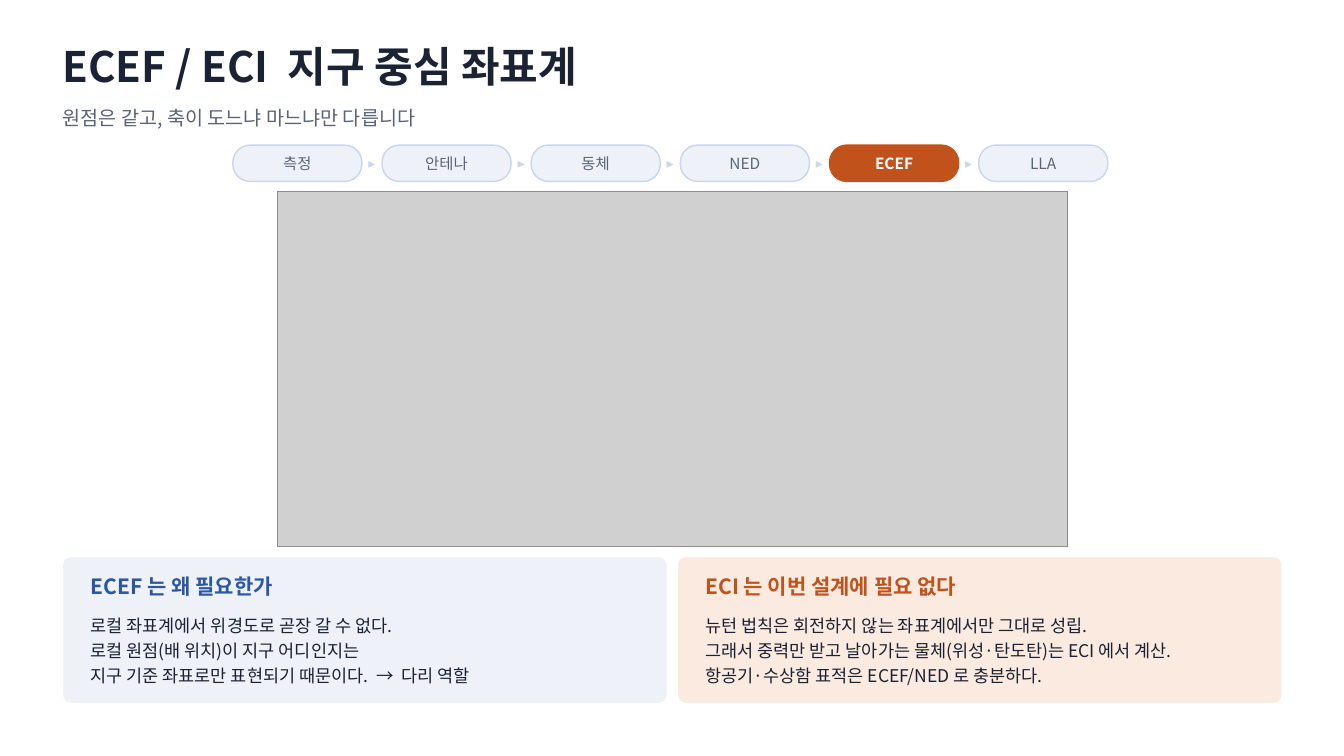
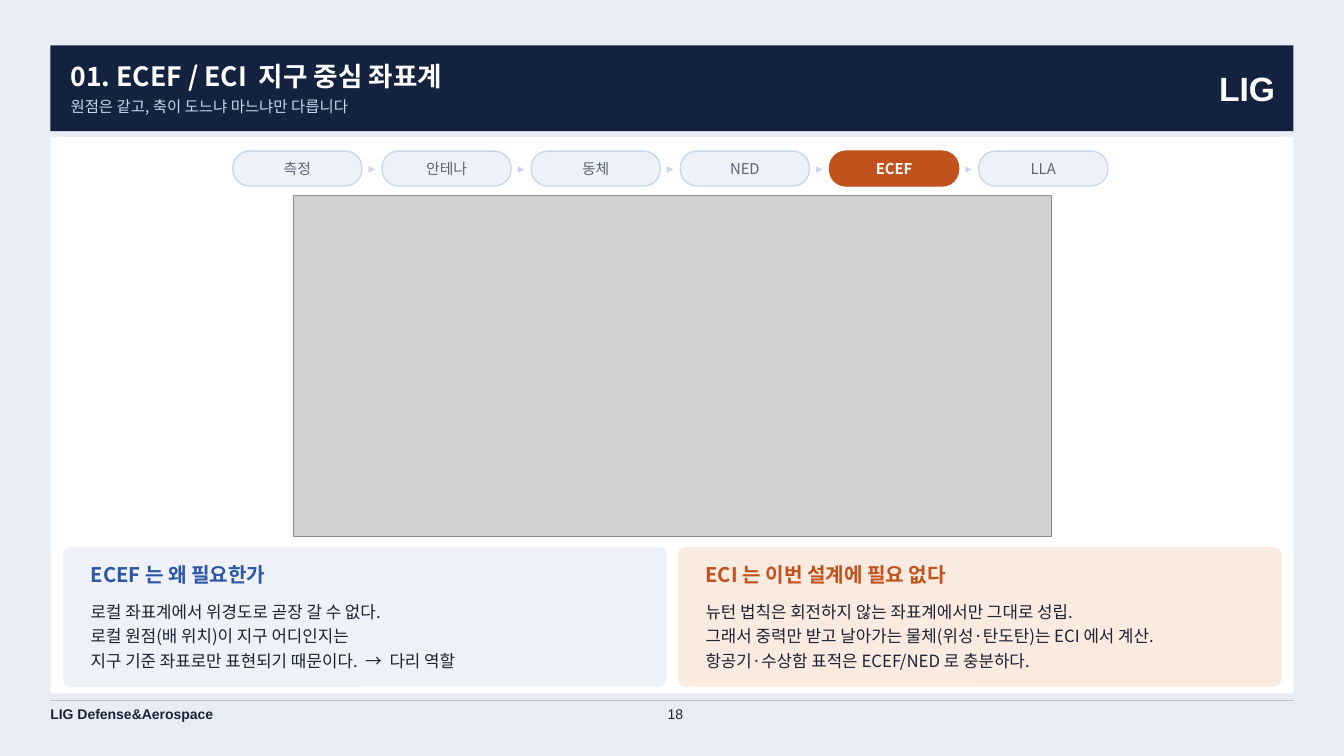
Before and after one commit to harley-hwan/IpcProc, a slide deck: slide 18 of Part2_CoordFrames/ref/산출물/Chapter2_coordinate_systems.pptx. Drawn at 1344x756 pixels with LibreOffice and Linux fonts; fonts in the diff are those of the drawing; grey boxes stand for pictures. Boxes give left, top, right and bottom in pixels: in the first picture for what was removed or moved away, otherwise in the second. Text is boxed around its words. In the diff, an @@ line names an element or a change of style, - is before the commit and + after.

```diff
--- a/Part2_CoordFrames/ref/산출물/Chapter2_coordinate_systems.pptx
+++ b/Part2_CoordFrames/ref/산출물/Chapter2_coordinate_systems.pptx
@@ background #FFFFFF to #E8EDF5 @@
@@ rectangle added at (50,45,1294,131), fill #13233F @@
@@ text removed at (62,46,577,86) @@
-ECEF / ECI 지구 중심 좌표계
@@ text "01. ECEF / ECI 지구 ...": place and size @@
-text "01. ECEF / ECI 지구 ..." at (62,108,415,129)
+text "01. ECEF / ECI 지구 ..." at (71,63,442,115)
@@ text at (71,63,442,89): paragraph added @@
+01. ECEF / ECI 지구 중심 좌표계
@@ text added at (1219,77,1275,102), 24 pt, text #FFFFFF, bold @@
+LIG
@@ text at (71,99,348,115): size 14 to 11 pt, text colour #5A6478 to #C9D6EC in "원점은 같고, 축이 도느냐 마느냐만 다릅니다"; line spacing 1 to 14pt @@
@@ rectangle added at (50,137,1294,694), fill #FFFFFF @@
@@ size 10 to 9.6 pt in 5 elements at (362,151,382,187), (511,151,531,187), (660,151,681,187), (810,151,830,187), (959,151,979,187) @@
@@ size 11 to 10.6 pt in 6 elements at (284,161,311,175), (426,161,467,175), (582,162,609,175), (730,163,760,174), (876,163,913,174), (1031,163,1056,174) @@
@@ 6 rounded rectangles: place and size @@
-6 rounded rectangles at (233,145,1108,181)
+6 rounded rectangles at (233,151,1108,187)
@@ picture: place and size @@
-picture at (277,192,1068,546)
+picture at (293,196,1052,536)
@@ rounded rectangle: place and size @@
-rounded rectangle at (63,557,667,704)
+rounded rectangle at (63,546,667,688)
@@ text "ECEF 는 왜 필요한가" at (91,565,265,584): size 15 to 14.4 pt @@
@@ rounded rectangle: place and size @@
-rounded rectangle at (678,557,1282,704)
+rounded rectangle at (678,546,1282,688)
@@ text "ECI 는 이번 설계에 필요 ..." at (706,565,946,584): size 15 to 14.4 pt @@
@@ text "로컬 좌표계에서 위경도로 곧장 갈 ..." at (91,604,455,669): size 12.5 to 12 pt; line spacing 18pt to 17.3pt @@
@@ 4 texts: place and size @@
-4 texts at (91,576,1172,685)
+4 texts at (91,565,1154,670)
@@ text "뉴턴 법칙은 회전하지 않는 좌표계에서만 ..." at (706,604,1154,670): size 12.5 to 12 pt; line spacing 18pt to 17.3pt @@
@@ line added from (50, 701) to (1294, 701), #B9C0CC 0.75 pt @@
@@ text added at (50,709,213,722), 10 pt, text #1A2233, bold @@
+LIG Defense&Aerospace
@@ page number added at (668,709,684,719), 10 pt, text #1A2233 @@
+18
```
Also in this commit, not shown: 34 other slides changed, 9 other files.
